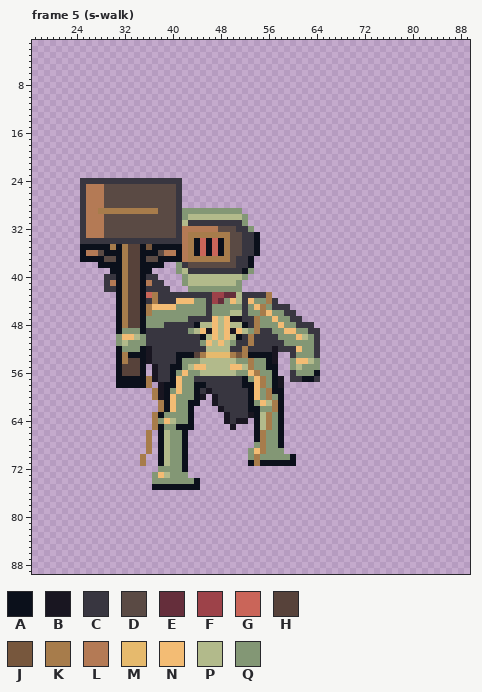
Two versions of one pixel-art file, art/enemy-forge-0.aseprite. Above is the file before it was changed.
96x96 pixels, 128 frames. Shown: frame 5 (s-walk): x 17..89, y 1..89. The commit also changed other frames, which this record leaves out.
Visible layers, top first: "effects", "ink".
Palette (. is transparent): A #0b101b  B #191621  C #383640  D #5a4a44  E #652e3b  F #9d4249  G #ca6559  H #57423a  J #77573d  K #a77c4b  L #b47a55  M #e6ba6d  N #f3bc74  P #b2ba8b  Q #839775
Pixels before, frame 5 (s-walk) (only the part around the change), first column x 20:
30 .....CLLLDDDDDDDDDDDDCQPP
31 .....CLLLDDDDDDDDDDDDCPCC
32 .....CLLLDDDDDDDDDDDDCLLL
33 .....CLLLDDDDDDDDDDDDCLKK
34 .....CCCCCCCCCCCCCCCCCLKA
35 .....AAAAAKAKHHAJAAAAALKA
36 .....ALLDAAAKHHAAADLLALKA
37 .....AAAADDAKHHADDAAAALKK
38 ........AAAAKHHAAAA..QCDD
39 ..........AAKHHAA....QPCC
40 .........CCAKHHACC....QPP
41 .........CLAKHHALCC...QPP
42 .........CCAKHHACCCC...QQ
43 ...........AKHHAGKCCCCCCC
44 ...........AKHHACKCCCNNNQ
45 ...........AKHHAKNNNNQQQQ
46 ...........AKHHAKQQQQQQQQ
47 ...........AKHHAQQQQQQQCC
48 ...........AKHHAQQQCCCCCA
49 ...........AQQQACCCCCCCQP
50 ...........QNNPQCCCCCCCCC
51 ...........QPQQQCCCCCCCCC
52 ...........AQQQABCCCCCCCC
53 ...........AKAAABCCCCAAAH
54 ...........AKHHABCCCCAQQQ
55 ...........AHHHA.BCCAAQPN
56 ...........AHHHA.BCCAQNQQ
57 ...........AAAAAKBCCANQQC
58 ...........AAAAAK.BAANQQA
59 .................KBAQNQQA
60 .................KBANQQQA
61 ..................KANQQAA
62 ..................KANQQA.
63 .................KAQQQQA.
64 .................KQNPQQA.
65 .................KAQQAAA.
66 ................K.APQQA..
67 ................K.APQQA..
68 ................K.APQQA..
69 ................K.APQQA..
70 ...............K..APQQA..
71 ...............K..APQQA..
72 ..................QQQQA..
73 .................QNPQQQ..
After the commit:
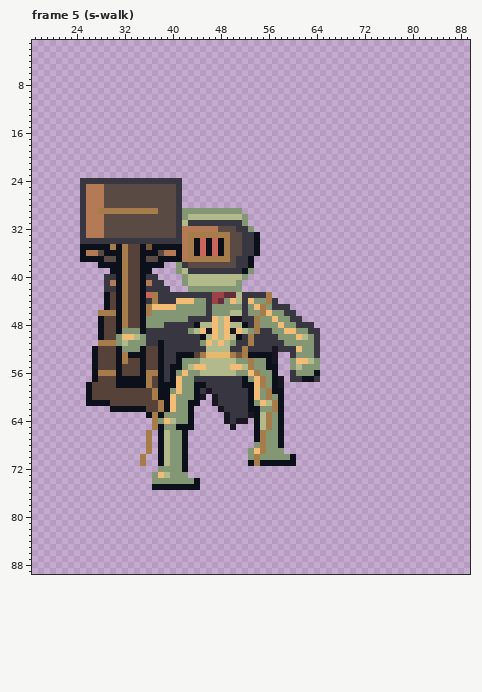
The edit:
Frame 5 (s-walk), layer "ink":
The edit adds colour A in rows 43 to 45 at x 29; in rows 47 to 50 at x 28; in rows 52 to 57 at x 27; in rows 58 to 60 at x 26; in row 61 at x 26 to 29; in row 62 at x 30 to 35.
The edit adds colour A in row 63 at x 36.
Colour B gives way to colour A in rows 58 to 60 at x 38.
Colour C gives way to colour A in rows 51 to 57 at x 38.
The edit adds colour H in rows 43 to 45 at x 30; in rows 47 to 50 at x 29 to 30; in rows 52 to 54 at x 28 to 30; in row 55 at x 28 to 30 and 36; in row 57 at x 28 to 30; in row 58 at x 27 to 30 and 37.
The edit adds colour H in rows 59 to 60 at x 27 to 36; in row 61 at x 30 to 37; in row 62 at x 36 to 37.
Colour B gives way to colour H in rows 52 to 54 at x 36; in row 55 at x 37; in row 57 at x 37.
Colour C gives way to colour H in rows 52 to 54 at x 37.
The edit adds colour K in row 46 at x 28 to 30; in row 51 at x 28 to 30; in row 56 at x 28 to 30 and 36.
Colour B gives way to colour K in row 56 at x 37.
